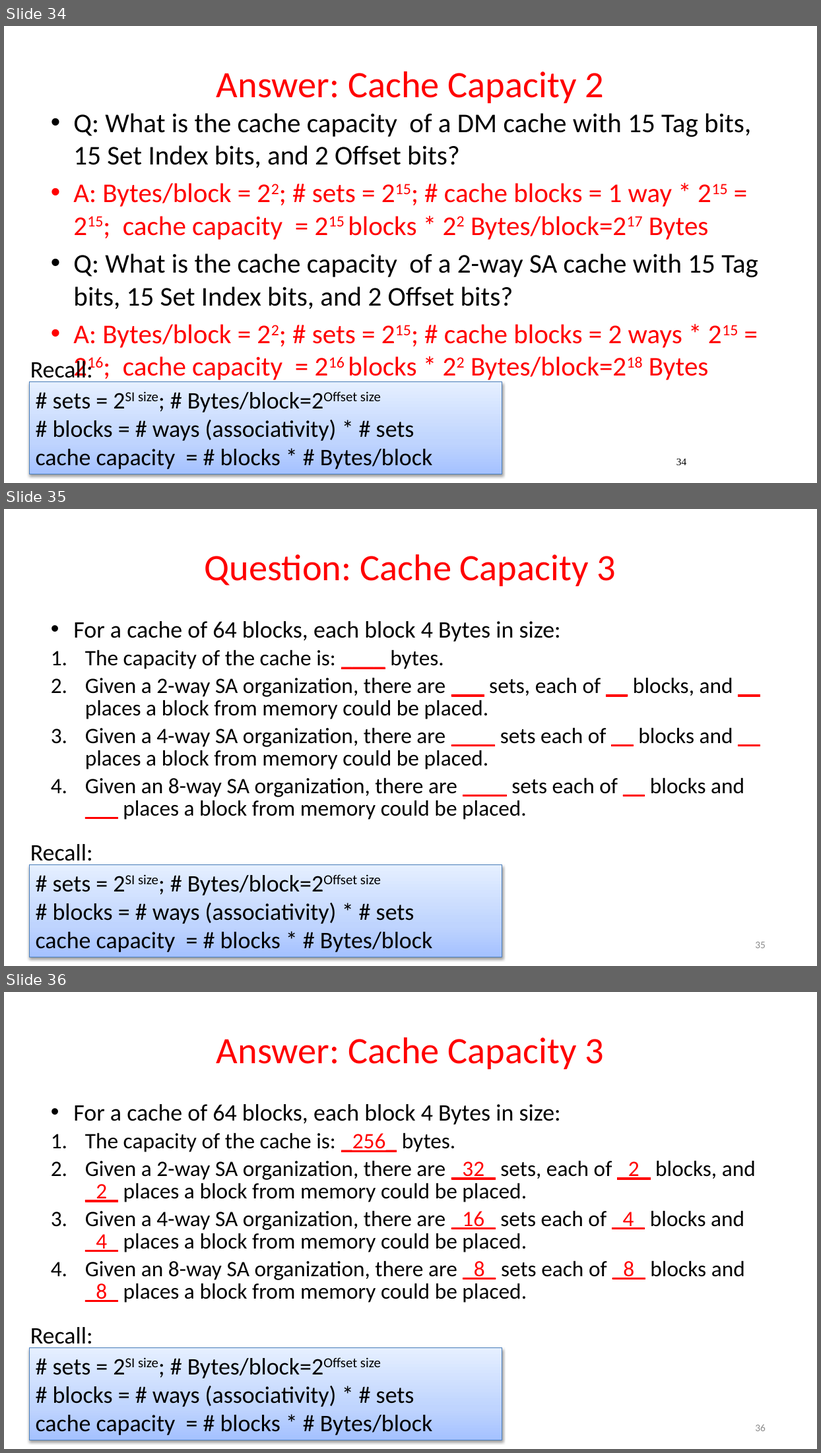
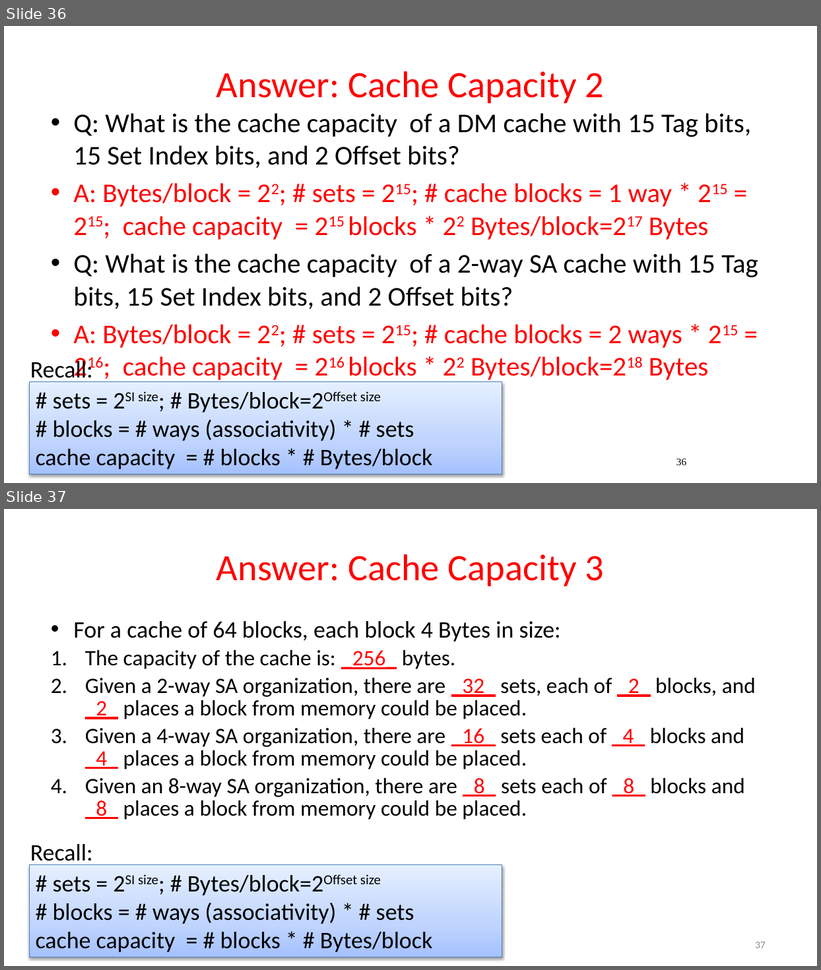
Before and after one commit to guhofstra/CSC256Fa25, a slide deck: PPTs/L7-Exercises ANS.pptx. Shown one above the other, each under a label of ours: slides 34, 35 and 36 before the commit, slides 36 and 37 after it. The pictures are 821x1453 and 821x970 pixels, drawn with LibreOffice and Linux fonts; fonts in the diff are those of the drawing. Boxes give left, top, right and bottom in pixels: in the first picture for what was removed or moved away, otherwise in the second. Text is boxed around its words. In the diff, an @@ line names an element or a change of style, - is before the commit and + after.

```diff
--- a/PPTs/L7-Exercises ANS.pptx
+++ b/PPTs/L7-Exercises ANS.pptx
@@ slide 35 removed at (x1=4, y1=509, x2=817, y2=966), background #FFFFFF @@
@@ title removed at (x1=205, y1=554, x2=616, y2=586) @@
-Question: Cache Capacity 3
@@ text removed at (x1=73, y1=621, x2=745, y2=820) @@
-• For a cache of 64 blocks, each block 4 Bytes in size:
-1. The capacity of the cache is: ____ bytes.
-2. Given a 2-way SA organization, there are ___ sets, each of __ blocks, and __ places a block from memory could be placed.
-3. Given a 4-way SA organization, there are ____ sets each of __ blocks and __ places a block from memory could be placed.
-4. Given an 8-way SA organization, there are ____ sets each of __ blocks and ___ places a block from memory could be placed.
@@ text removed at (x1=30, y1=844, x2=93, y2=865) @@
-Recall:
@@ rectangle removed at (x1=30, y1=865, x2=502, y2=957) @@
-# sets = 2SI size; # Bytes/block=2Offset size
-# blocks = # ways (associativity) * # sets
-cache capacity = # blocks * # Bytes/block
@@ page number removed at (x1=755, y1=942, x2=766, y2=949) @@
-35
@@ what was slide 34 is now slide 36 @@
@@ page number at (x1=677, y1=459, x2=686, y2=466): text changed @@
-34
+36
@@ what was slide 36 is now slide 37 @@
@@ page number at (x1=755, y1=942, x2=766, y2=949): text changed @@
-36
+37
```
Also in this commit, not shown: 13 slides changed, 6 other slides removed, 1 other file.
